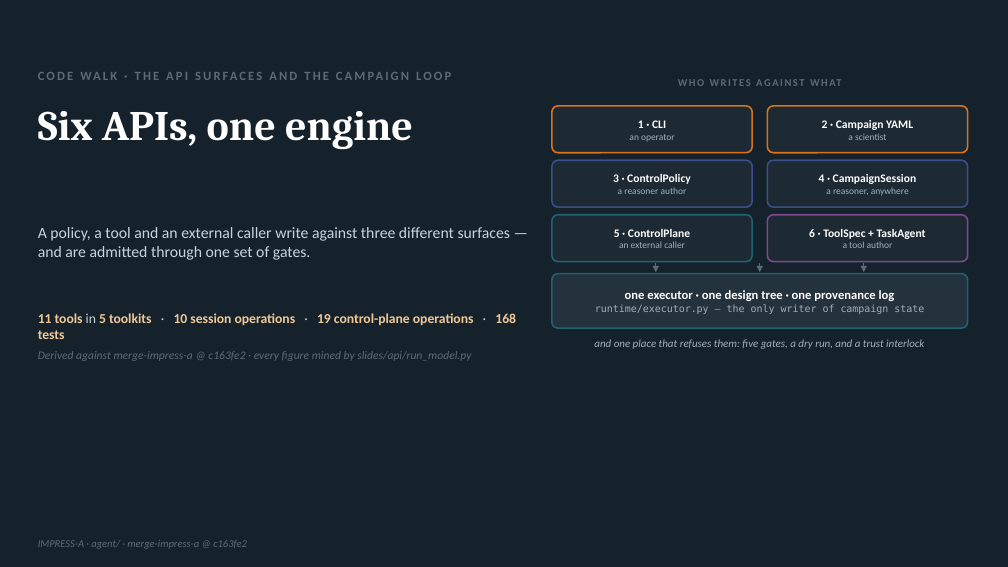
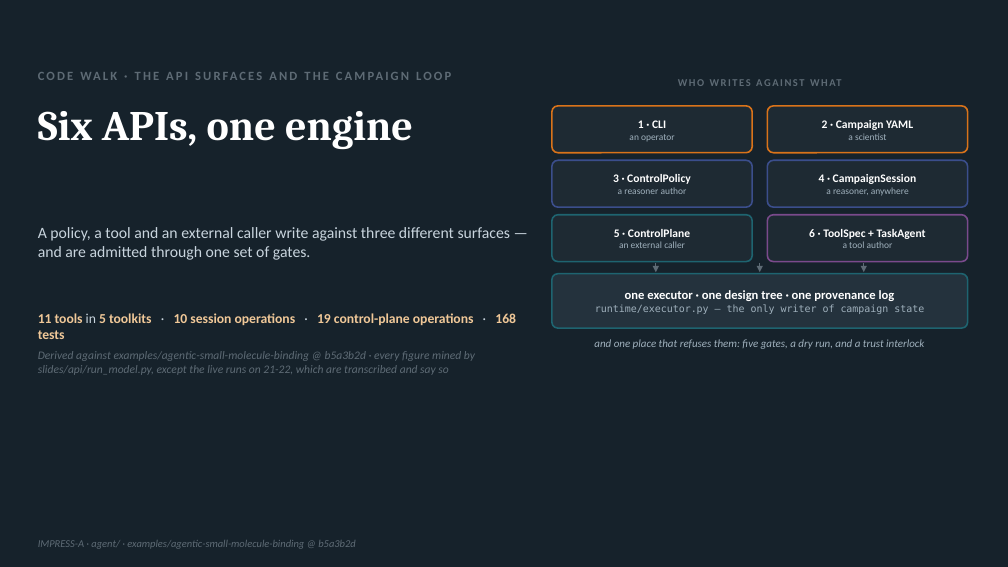
Before and after one commit to radical-collaboration/IMPRESS, a slide deck: slide 1 of agent/slides/api/impress-a-api.pptx. Drawn at 1008x567 pixels with LibreOffice and Linux fonts; fonts in the diff are those of the drawing. Boxes give left, top, right and bottom in pixels: in the first picture for what was removed or moved away, otherwise in the second. Text is boxed around its words. In the diff, an @@ line names an element or a change of style, - is before the commit and + after.

```diff
--- a/agent/slides/api/impress-a-api.pptx
+++ b/agent/slides/api/impress-a-api.pptx
@@ text at <box>38,351,475,375</box>: text changed @@
-Derived against merge-impress-a @ c163fe2 · every figure mined by slides/api/run_model.py
+Derived against examples/agentic-small-molecule-binding @ b5a3b2d · every figure mined by slides/api/run_model.py, except the live runs on 21-22, which are transcribed and say so
@@ text at <box>38,540,355,549</box>: text changed @@
-IMPRESS-A · agent/ · merge-impress-a @ c163fe2
+IMPRESS-A · agent/ · examples/agentic-small-molecule-binding @ b5a3b2d
```
Also in this commit, not shown: 12 other slides changed, 4 slides added, 9 other files.
